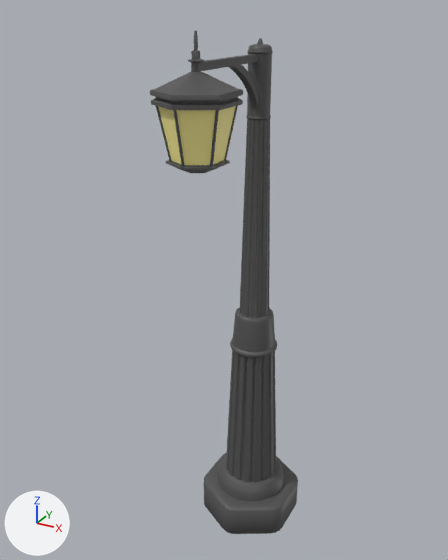
Two versions of the glTF model public/models/streetlight.glb, one commit apart.
Camera for both pictures: a camera (50 mm lens) standing at (0.438, -0.91, 0.946) and looking at (-0.029, -0.061, 0.521). Arrows for +X, +Y and +Z are at lower left; the lights stay in place. The first picture is the older version. Where no turn or scale is listed for an object, it has been applied to the vertices.

The older version as bpy lines, for what is in view:
```python
me_cylinder_015 = bpy.data.meshes.new('Cylinder.015')
me_cylinder_015.from_pydata(...)  # 1602 vertices, 3201 faces; spans x -0.068..0.068, y -0.068..0.068, z -0.022..0.84
me_cylinder_015.materials.append(mat_streetlight)  # dark grey #525252
me_cylinder_017 = bpy.data.meshes.new('Cylinder.017')
me_cylinder_017.from_pydata(...)  # 321 vertices, 625 faces; spans x -1.05..1.05, y -3.69..1.22, z -3.29..1.3
me_cylinder_017.materials.append(mat_streetlight)  # dark grey #525252
me_cylinder_018 = bpy.data.meshes.new('Cylinder.018')
me_cylinder_018.from_pydata(...)  # a 6-sided cut cone along z (radius 1.1 at the low end, 0.76 at the high end) spanning x -0.95..0.95, y -1.1..1.1, z -1.0..1.0
me_cylinder_018.materials.append(mat_light)  # yellow #fff299
ob_light = bpy.data.objects.new('light', me_cylinder_018)
ob_light.location = (0.0, -0.188, 0.791)
ob_light.scale = (-0.0475, -0.0475, -0.0378)
ob_lighthead = bpy.data.objects.new('lightHead', me_cylinder_017)
ob_lighthead.location = (0.0, -0.188, 0.791)
ob_lighthead.scale = (-0.05, -0.05, -0.0389)
ob_pillar_001 = bpy.data.objects.new('pillar.001', me_cylinder_015)
ob_pillar_001.location = (0.0, 0.0, 0.063)
# also in view: 'hex' at (0.0, 0.0, 0.027)
```
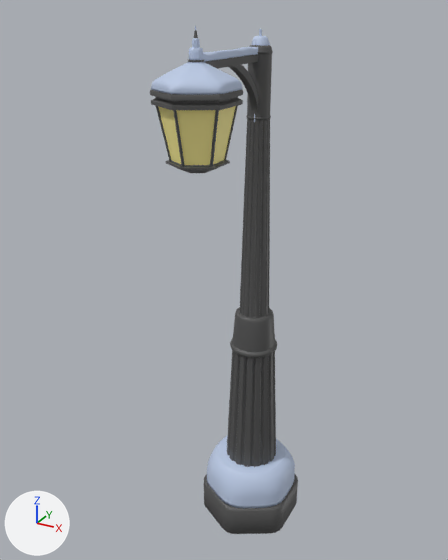
What changed in the scene script:
```text
Add mat_snow:
    mat_snow = principled_material('snow')
    mat_snow.base_color = (0.512, 0.606, 0.8)  # blue #becce7
Add me_cylinder_049:
    me_cylinder_049.from_pydata(...)  # 644 vertices, 1278 faces; spans x -0.0135..0.0146, y -0.0201..0.0136, z -0.1114..0.0137
    me_cylinder_049.materials.append(mat_snow)  # blue #becce7
Add me_cylinder_044:
    me_cylinder_044.from_pydata(...)  # 300 vertices, 596 faces; spans x -0.09..0.09, y -0.103..0.104, z -0.383..0.0
    me_cylinder_044.materials.append(mat_snow)  # blue #becce7
Add me_cylinder_042:
    me_cylinder_042.from_pydata(...)  # 462 vertices, 920 faces; spans x -0.184..0.184, y -0.209..0.211, z -0.395..0.0
    me_cylinder_042.materials.append(mat_snow)  # blue #becce7
Add me_cylinder_041:
    me_cylinder_041.from_pydata(...)  # 864 vertices, 1728 faces; spans x 0.0..2.07, y -1.18..1.18, z -0.92..0.0
    me_cylinder_041.materials.append(mat_snow)  # blue #becce7
Add me_cylinder_040:
    me_cylinder_040.from_pydata(...)  # 632 vertices, 1260 faces; spans x -0.11..0.11, y -1.73..1.73, z -0.3..0.0
    me_cylinder_040.materials.append(mat_snow)  # blue #becce7
Add me_cylinder_008:
    me_cylinder_008.from_pydata(...)  # 462 vertices, 920 faces; spans x -0.084..0.084, y -0.091..0.092, z 0.0..0.074
    me_cylinder_008.materials.append(mat_snow)  # blue #becce7
Add ob_snowpillar:
    ob_snowpillar = bpy.data.objects.new('snowPillar', me_cylinder_049)
    ob_snowpillar.location = (0.0, 0.001, 0.893)
Add ob_snowhead2:
    ob_snowhead2 = bpy.data.objects.new('snowHead2', me_cylinder_044)
    ob_snowhead2.location = (0.0, -0.188, 0.895)
    ob_snowhead2.scale = (-0.05, -0.05, -0.0389)
Add ob_snowhead1:
    ob_snowhead1 = bpy.data.objects.new('snowHead1', me_cylinder_042)
    ob_snowhead1.location = (0.0, -0.188, 0.884)
    ob_snowhead1.scale = (-0.0469, -0.0469, -0.0366)
Add ob_snowhead:
    ob_snowhead = bpy.data.objects.new('snowHead', me_cylinder_041)
    ob_snowhead.location = (0.052, -0.188, 0.848)
    ob_snowhead.scale = (-0.05, -0.05, -0.0389)
Add ob_snowheadbar:
    ob_snowheadbar = bpy.data.objects.new('snowHeadBar', me_cylinder_040)
    ob_snowheadbar.location = (0.0, -0.099, 0.881)
    ob_snowheadbar.scale = (-0.05, -0.05, -0.0389)
Add ob_snowhex:
    ob_snowhex = bpy.data.objects.new('snowHex', me_cylinder_008)
    ob_snowhex.location = (0.0, 0.0, 0.057)
```

Location of each change, [x1, y1, x2, y2] in pixels of the pictures (448 x 560 px):
'snowHex', added (blue)
    after: [207, 435, 295, 509]
'snowHead', added (blue)
    after: [151, 62, 242, 95]
'snowHeadBar', added (blue)
    after: [203, 47, 258, 62]
'snowHead1', added
    after: [189, 48, 204, 60]
'snowPillar', added
    after: [252, 36, 270, 122]
'snowHead2', added
    after: [192, 38, 200, 48]
